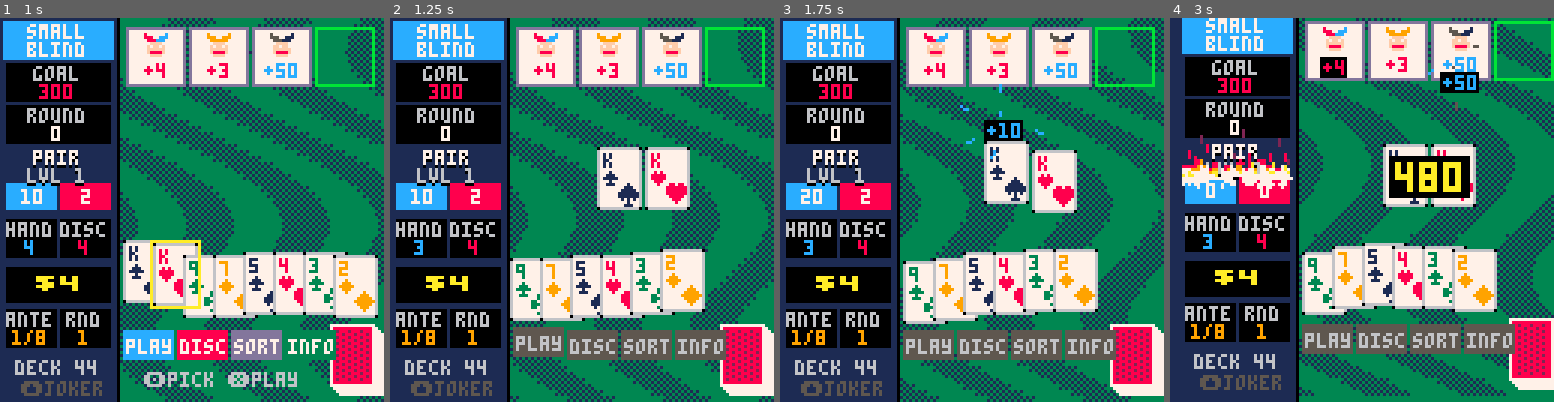
Above: before the commit, frames 1-4 (left to right).
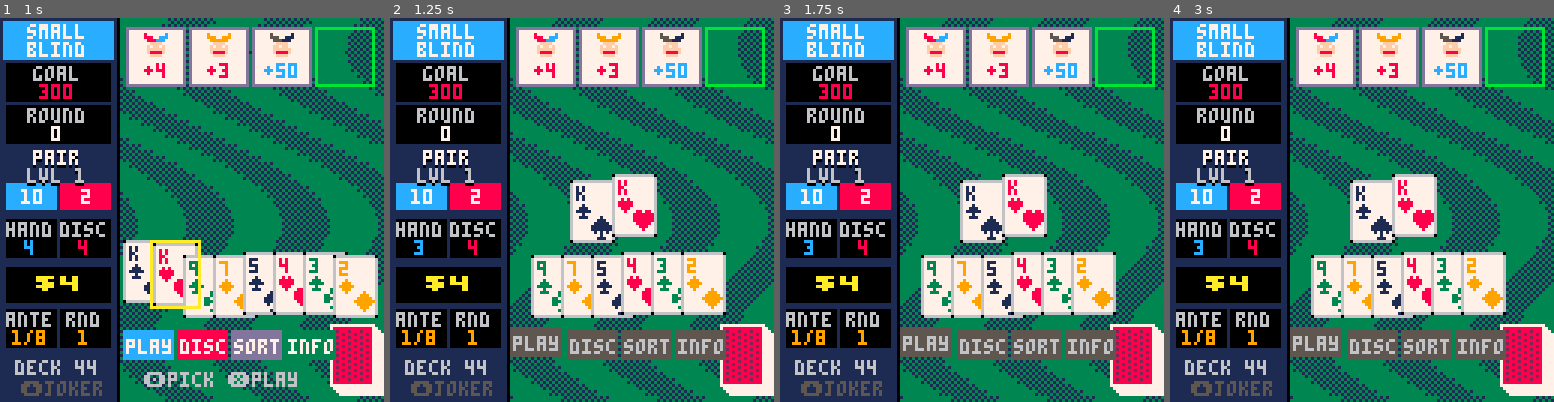
Above: after the commit, the same moments.

Repository: drachis/carts
Game: PICO-8 cartridge proj/bal8tro/tests/test_boot.p8
Same seed, same stepped clock (60 frames per second), same inputs: the game is played once before the commit and once after it.
Inputs:
- Up to frame 1 (1 s): tap X (X key) at 0.33 s; tap O (Z key) at 0.7 s
- Up to frame 2 (1.25 s): tap X (X key) at 1.07 s
- Up to frame 3 (1.75 s): hold Right from 1.6 s (still down); tap O (Z key) at 1.7 s
- Up to frame 4 (3 s): tap X (X key) at 1.85, 2.97 s; release Right at 2.1 s; tap O (Z key) at 2.1, 2.5, 2.9 s; hold Up 2.15-2.42 s; hold Right from 2.47 s (still down)

Frame 1 is identical in both runs. In frame 2, 14% of the frame differs, in the area x 31-100%, y 0-100%; in frame 3, 22%; in frame 4, 50%, in the area x 0-100%, y 0-100%.

Commit message:
bal8tro: the boot test's scoring checks move into a fourth replay cart, test_score, so test_boot (the real game from the title) has room for the game to grow
Co-Authored-By: Claude Opus 5.5 <noreply@anthropic.com>

Diff:
--- a/proj/bal8tro/tests/test_boot.lua
+++ b/proj/bal8tro/tests/test_boot.lua
@@ -1,4 +1,4 @@
-last_frame=200
+last_frame=60
 
 function check(n)
  if n==5 then dump_screen("boot_title") end
@@ -29,26 +29,4 @@
   dump_screen("boot_pick")
   expect("hand picked",hand_label..hand_level,"pair1")
  end
- if n==89 then
-  expect("a scoring card throws sparks and bumps chips",#particles>0 and chips_bump>0,true)
-  expect("a scoring card is kicked",played[1].kick>0,true)
- end
- if n==120 or n==148 then
-  local flames=0
-  for p in all(particles) do if p.spec.name=="flame" then flames+=1 end end
-  expect("flames at frame "..n.." (on once 80x6 beats 300)",flames>0,n==148)
- end
- if n==125 then expect("a joker shakes when it fires",jokers[1].kick>0,true) end
- if n==150 then
-  printh("cpu while scoring with flames: "..stat(1).." at "..stat(7).." fps")
-  dump_screen("boot_score")
- end
- if n==161 then expect("the total holds the game for a beat",freeze>0,true) end
- if n==162 then
-  local big
-  for p in all(pops) do if p.big then big=p.text end end
-  expect("the total pops up big",big,"480")
-  expect("the total shakes the screen",shake>1,true)
-  dump_screen("boot_total")
- end
 end
--- /dev/null
+++ b/proj/bal8tro/tests/test_score.lua
@@ -0,0 +1,26 @@
+last_frame=200
+
+function check(n)
+ if n==89 then
+  expect("a scoring card throws sparks and bumps chips",#particles>0 and chips_bump>0,true)
+  expect("a scoring card is kicked",played[1].kick>0,true)
+ end
+ if n==120 or n==148 then
+  local flames=0
+  for p in all(particles) do if p.spec.name=="flame" then flames+=1 end end
+  expect("flames at frame "..n.." (on once 80x6 beats 300)",flames>0,n==148)
+ end
+ if n==125 then expect("a joker shakes when it fires",jokers[1].kick>0,true) end
+ if n==150 then
+  printh("cpu while scoring with flames: "..stat(1).." at "..stat(7).." fps")
+  dump_screen("boot_score")
+ end
+ if n==161 then expect("the total holds the game for a beat",freeze>0,true) end
+ if n==162 then
+  local big
+  for p in all(pops) do if p.big then big=p.text end end
+  expect("the total pops up big",big,"480")
+  expect("the total shakes the screen",shake>1,true)
+  dump_screen("boot_total")
+ end
+end
--- /dev/null
+++ b/proj/bal8tro/tests/test_score.p8
@@ -0,0 +1,182 @@
+pico-8 cartridge // http://www.pico-8.com
+version 42
+__lua__
+-- test_score.p8 : run it with: py run_tests.py
+-- everything this cart prints goes to tests/log_score.p8l
+log_name="log_score"
+#include ../data.lua
+#include ../cards.lua
+#include ../scoring.lua
+#include ../main.lua
+#include ../shop.lua
+#include ../effects.lua
+#include ../draw.lua
+#include dump.lua
+#include boot_script.lua
+#include test_score.lua
+…(129 lines of a section not shown)…
+__gff__
+0000000000000000000000000000000000000000000000000000000000000000000000000000000000000000000000000000000000000000000000000000000000000000000000000000000000000000000000000000000000000000000000000000000000000000000000000000000000000000000000000000000000000000
+0000000000000000000000000000000000000000000000000000000000000000000000000000000000000000000000000000000000000000000000000000000000000000000000000000000000000000000000000000000000000000000000000000000000000000000000000000000000000000000000000000000000000000
+…(34 lines of a section not shown)…
Not shown, changed: 129 lines of the sprite sheet (__gfx__) section of proj/bal8tro/tests/test_score.p8
Not shown, changed: the music (__music__) section of proj/bal8tro/tests/test_score.p8
Not shown, changed: the sound effects (__sfx__) section of proj/bal8tro/tests/test_score.p8
Not shown, changed: proj/bal8tro/DESIGN.md
